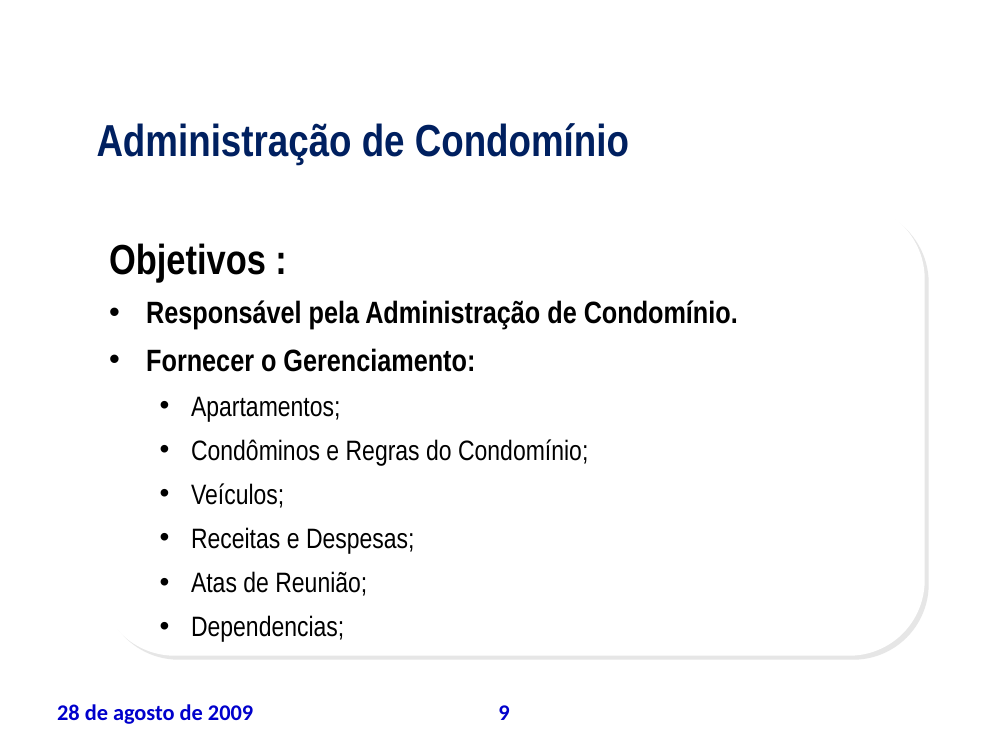
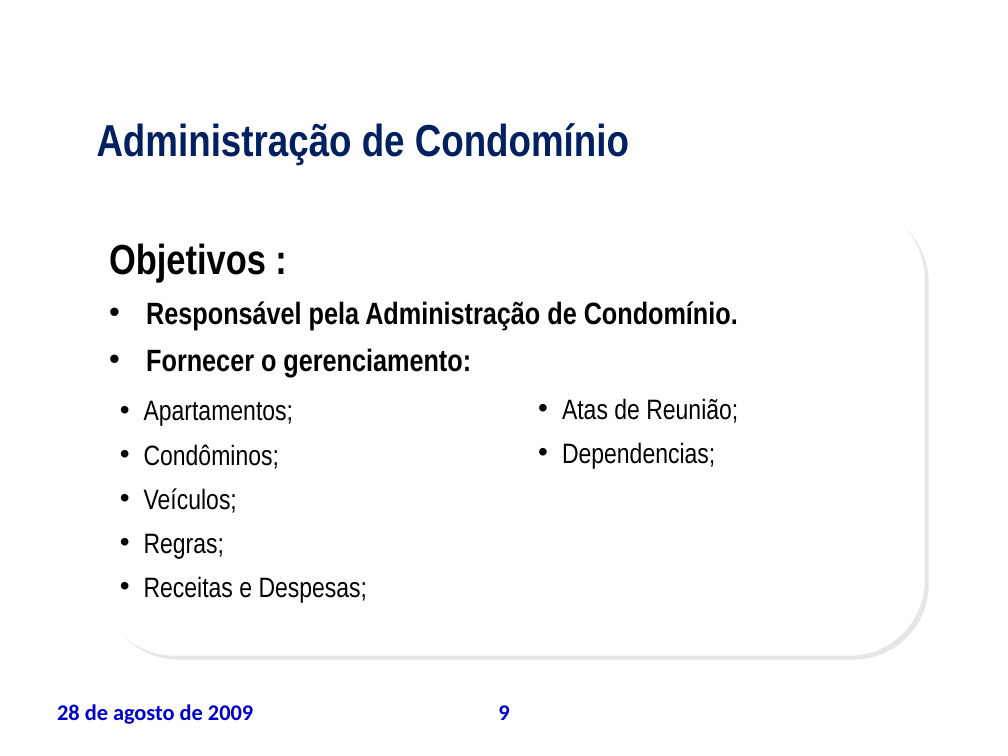
Before and after one commit to leoevaristo/psa20092, a slide deck: slide 9 of ARTEFATOS/TAP_apresentacao.ppt. Drawn at 1008x756 pixels with LibreOffice and Linux fonts; fonts in the diff are those of the drawing; background and template pictures are left out. Boxes give left, top, right and bottom in pixels: in the first picture for what was removed or moved away, otherwise in the second. Text is boxed around its words. In the diff, an @@ line names an element or a change of style, - is before the commit and + after.

```diff
--- a/ARTEFATOS/TAP_apresentacao.ppt
+++ b/ARTEFATOS/TAP_apresentacao.ppt
@@ text at (146,348,471,377): text changed; size 20 to 22 pt; bold on @@
-• Fornecer o Gerenciamento:
-  • Apartamentos;
-  • Condôminos e Regras do Condomínio;
-  • Veículos;
-  • Receitas e Despesas;
-  • Atas de Reunião;
-  • Dependencias;
+• Fornecer o gerenciamento:
@@ text added at (144,400,368,603), 20 pt, text #000000 @@
+  • Apartamentos;
+  • Condôminos;
+  • Veículos;
+  • Regras;
+  • Receitas e Despesas;
@@ text added at (562,398,738,469), 20 pt, text #000000 @@
+  • Atas de Reunião;
+  • Dependencias;
```
Also in this commit, not shown: 2 other slides changed.
